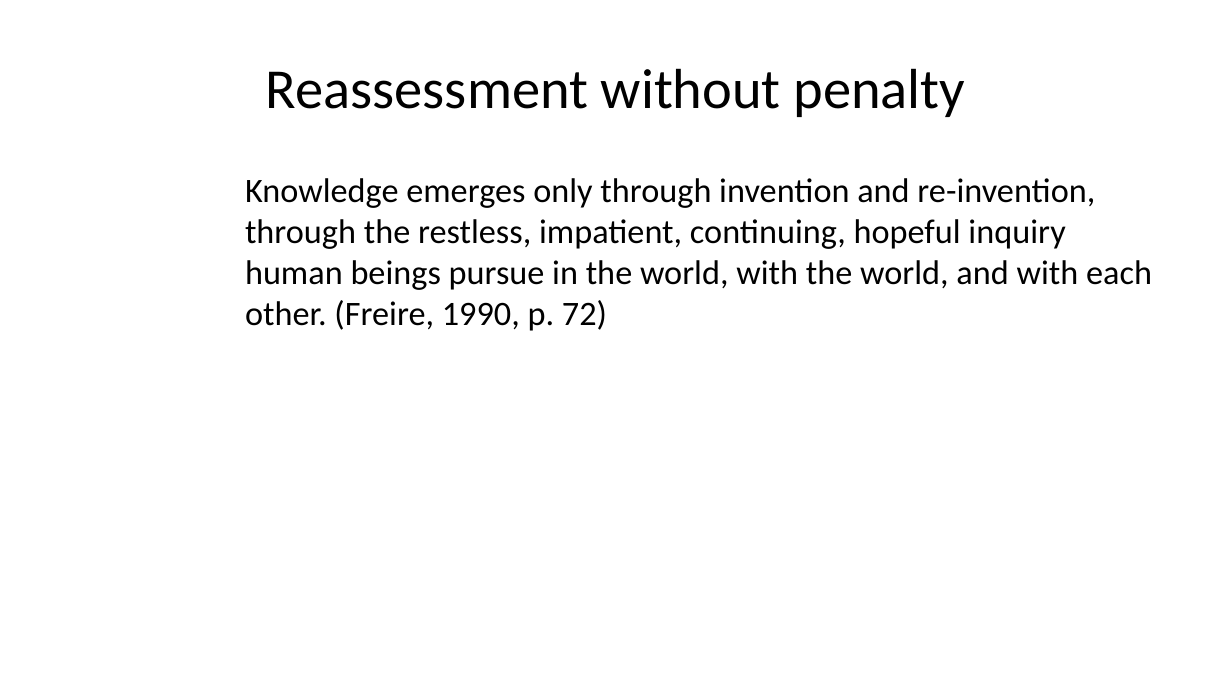
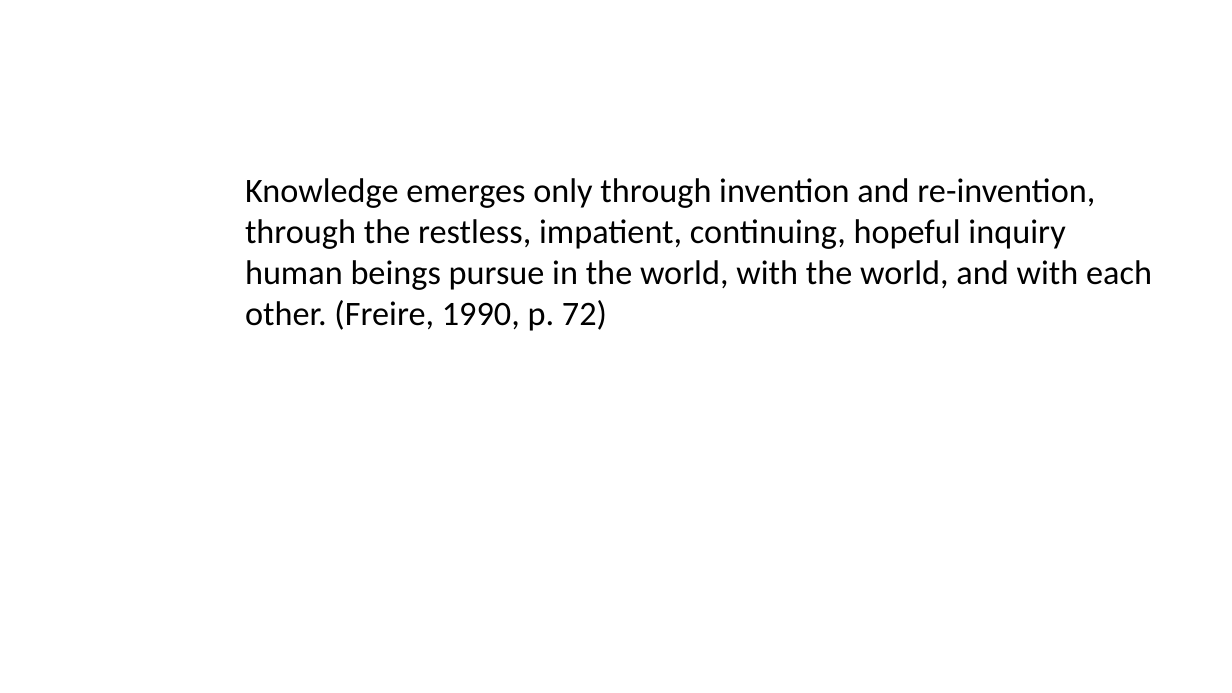
Before and after one commit to cmadland/slides, a slide deck: slide 39 of docs/posts/fpl-assessment/index.pptx (slide 33 before the commit). Drawn at 1232x693 pixels with LibreOffice and Linux fonts; fonts in the diff are those of the drawing. Boxes give left, top, right and bottom in pixels: in the first picture for what was removed or moved away, otherwise in the second. Text is boxed around its words. In the diff, an @@ line names an element or a change of style, - is before the commit and + after.

```diff
--- a/docs/posts/fpl-assessment/index.pptx
+++ b/docs/posts/fpl-assessment/index.pptx
@@ title removed at <box>266,68,966,117</box> @@
-Reassessment without penalty
```
Also in this commit, not shown: 8 other slides changed, 7 slides added, 1 slide removed, 13 other files.
